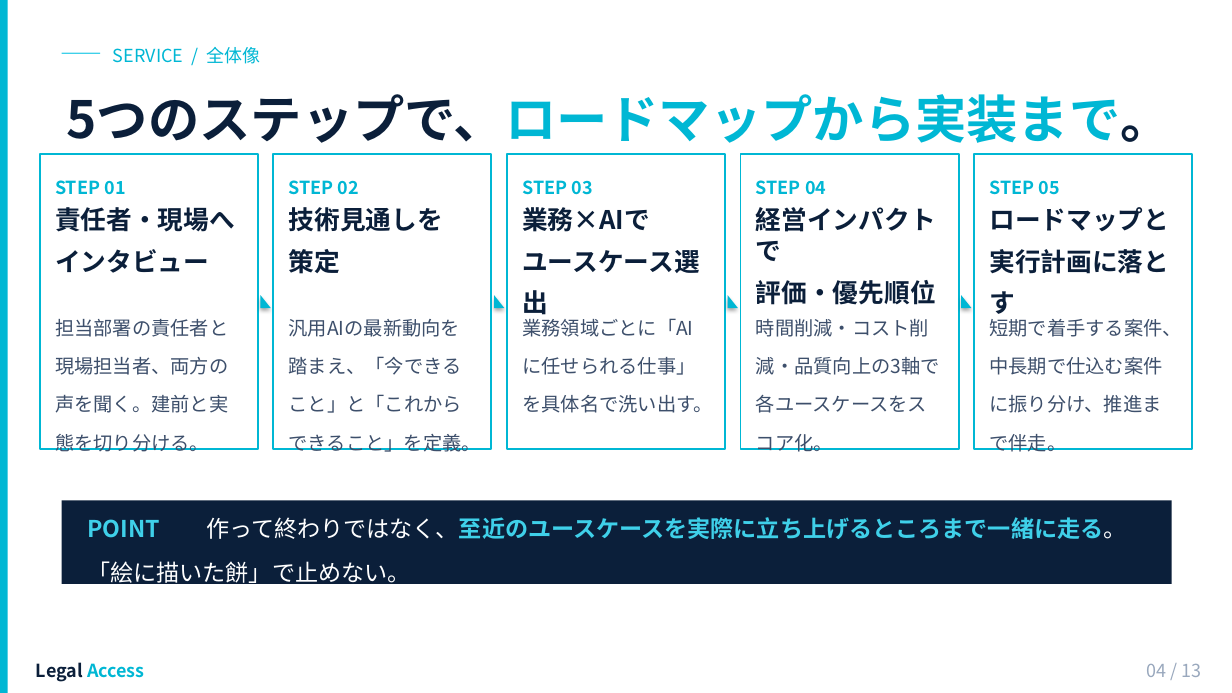
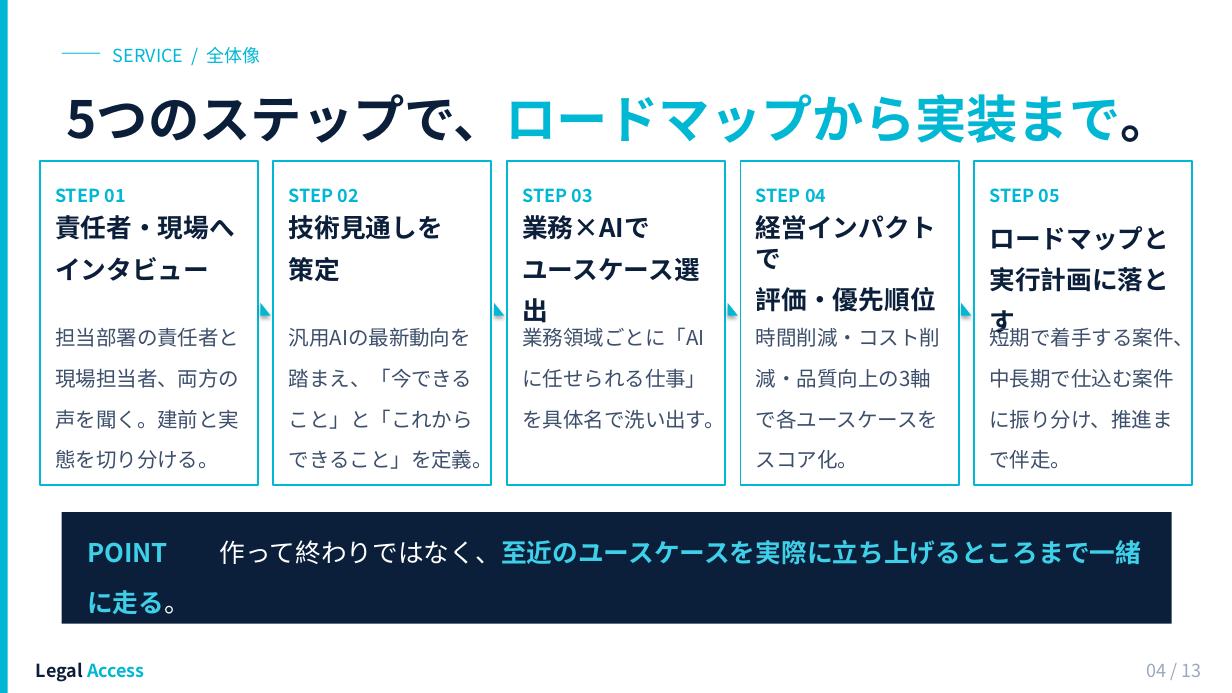
Before and after one commit to Legal-Access/marketing-slides, a slide deck: slide 4 of 44_法務生成AI導入ロードマップ策定・推進/法務生成AIスライド作成/20260517_LegalAccess_法務AIロードマップ提案.pptx. Drawn at 1232x693 pixels with LibreOffice and Linux fonts; fonts in the diff are those of the drawing. Boxes give left, top, right and bottom in pixels: in the first picture for what was removed or moved away, otherwise in the second. Text is boxed around its words. In the diff, an @@ line names an element or a change of style, - is before the commit and + after.

```diff
--- a/44_法務生成AI導入ロードマップ策定・推進/法務生成AIスライド作成/20260517_LegalAccess_法務AIロードマップ提案.pptx
+++ b/44_法務生成AI導入ロードマップ策定・推進/法務生成AIスライド作成/20260517_LegalAccess_法務AIロードマップ提案.pptx
@@ rectangle resized from (x1=40, y1=154, x2=258, y2=449) to (x1=40, y1=161, x2=258, y2=485) @@
@@ rectangle resized from (x1=274, y1=154, x2=492, y2=449) to (x1=274, y1=161, x2=492, y2=485) @@
@@ rectangle resized from (x1=507, y1=154, x2=726, y2=449) to (x1=507, y1=161, x2=726, y2=485) @@
@@ rectangle resized from (x1=740, y1=154, x2=958, y2=449) to (x1=740, y1=161, x2=958, y2=485) @@
@@ rectangle resized from (x1=974, y1=154, x2=1192, y2=449) to (x1=974, y1=161, x2=1192, y2=485) @@
@@ 5 texts moved together from (x1=55, y1=180, x2=1060, y2=195) to (x1=55, y1=188, x2=1060, y2=203) @@
@@ text at (x1=989, y1=226, x2=1169, y2=292): spaces changed @@
-ロードマップと
-実行計画に落とす
+ロードマップと実行計画に落とす
@@ size 15 to 16 pt in 5 elements at (x1=55, y1=327, x2=239, y2=469), (x1=522, y1=327, x2=725, y2=432), (x1=756, y1=327, x2=940, y2=469), (x1=989, y1=310, x2=1173, y2=469), (x1=289, y1=328, x2=493, y2=473) @@
@@ text "汎用AIの最新動向を踏まえ、「今できること」と「これからできること」を定義。" moved from (x1=289, y1=319, x2=481, y2=452) to (x1=289, y1=328, x2=493, y2=473) @@
@@ 7 texts, 4 right triangles moved together from (x1=55, y1=207, x2=971, y2=452) to (x1=55, y1=215, x2=971, y2=469) @@
@@ text "短期で着手する案件、中長期で仕込む案件に振り分け、推進まで伴走。" moved from (x1=989, y1=291, x2=1162, y2=452) to (x1=989, y1=310, x2=1173, y2=469) @@
@@ rectangle "POINT 作って終わりではなく、至近のユースケースを実際に立ち上げるところまで一緒に走る。" resized from (x1=62, y1=501, x2=1172, y2=584) to (x1=62, y1=512, x2=1172, y2=624) @@
@@ text in rectangle at (x1=87, y1=540, x2=1142, y2=614): text changed; size 18 to 20 pt @@
-POINT 作って終わりではなく、至近のユースケースを実際に立ち上げるところまで一緒に走る。「絵に描いた餅」で止めない。
+POINT 作って終わりではなく、至近のユースケースを実際に立ち上げるところまで一緒に走る。
```
Also in this commit, not shown: 12 other slides changed.
